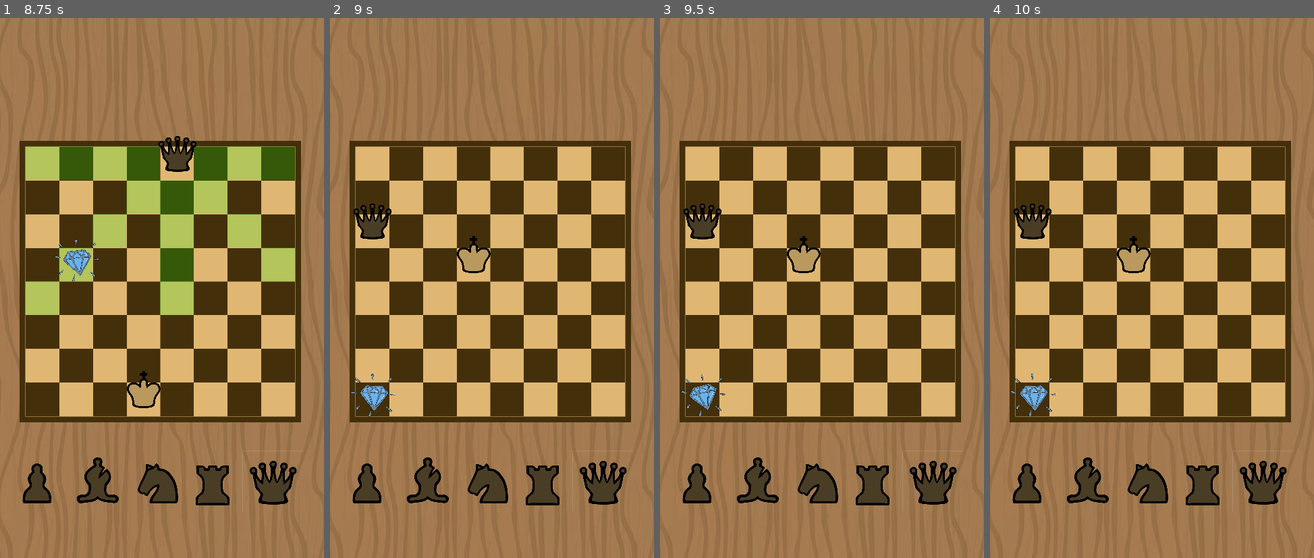
Above: before the commit, frames 1-4 (left to right).
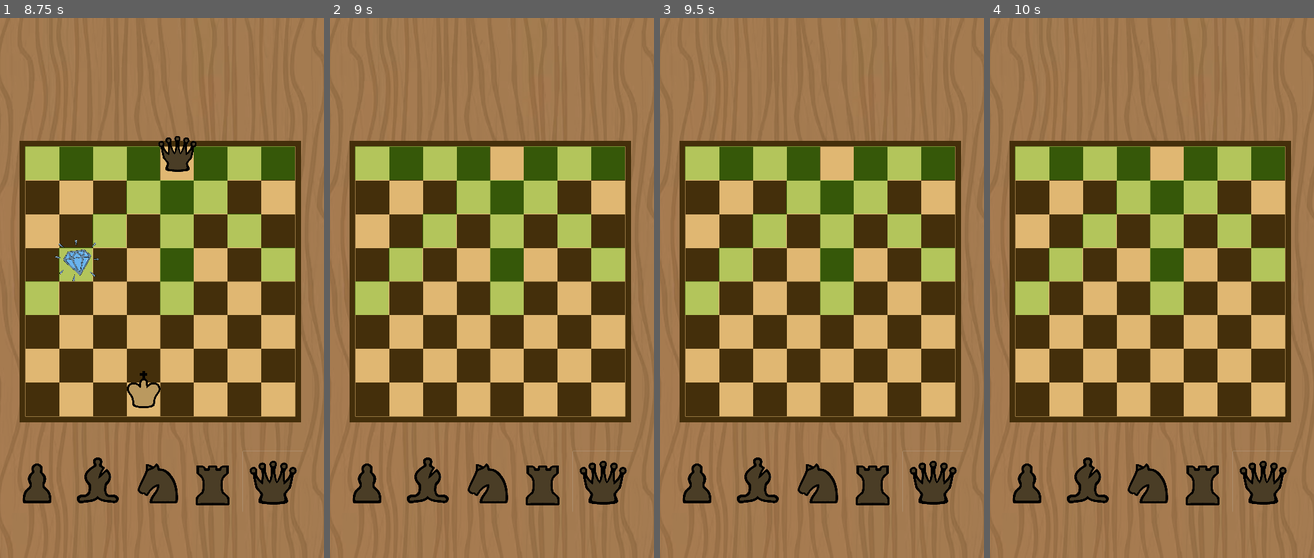
Above: after the commit, the same moments.

Repository: mljkvc/Blokejd-GameJam
Game: Godot game, scene res://scenes/Main.tscn
Two runs of this game, one before a commit and one after it. Both use one fixed random seed, a clock stepped at 60 frames per second and the inputs below.
Inputs (mouse positions are in pixels of both pictures, inside the frame that each line leads up to):
- Up to frame 1 (8.75 s): click "Create Lobby" at 0.5 s; click "Join Lobby" at 1.25 s; click (84, 498) at 2 s; click (35, 482) at 2.75 s; click (97, 482) at 3.5 s; click (158, 482) at 4.25 s; click (213, 482) at 5 s; click (272, 482) at 5.75 s; move the mouse to (145, 396) at 6.52 s; hold W (move_up) 6.53-8.03 s; click (145, 396) at 6.67 s; move the mouse to (259, 369) at 7.27 s; move the mouse to (64, 207) at 8.02 s; hold A (move_left) from 8.03 s (still down)
- Up to frame 2 (9 s): keep holding A (move_left); tap Enter at 8.75 s; move the mouse to (508, 288) at 8.77 s; click (508, 288) at 8.92 s
- Up to frame 3 (9.5 s): keep holding A (move_left)
- Up to frame 4 (10 s): move the mouse to (1103, 153) at 9.52 s; release A (move_left) at 9.53 s; hold S (move_down) from 9.53 s (still down)

Frame 1 is identical in both runs. In frame 2, 13% of the frame differs, in the area x 6-92%, y 23-74%; in frame 3, 13%; in frame 4, 13%.
Error in both runs: Out of bounds get index '0' (on base: 'PackedStringArray') (res://scripts/main_menu.gd:17)

Commit message:
BOARD SYSTEM DOWN

Diff:
--- a/scripts/main_scene.gd
+++ b/scripts/main_scene.gd
@@ -67,7 +67,7 @@
 
 	#func make_move(player_id, x, y, piece_data, lied):
 	print("My peer ID:", multiplayer.get_unique_id())
-	MultiplayerManager.make_move(multiplayer.get_unique_id(), tile_name_to_matrix_representation(your_current_tile).x,  tile_name_to_matrix_representation(your_current_tile).y, "q", false)
+	MultiplayerManager.make_move(multiplayer.get_unique_id(), your_current_tile, "q", false)
 	remove_all_objects_from_the_board()
 	position_all_objects_on_the_board()
 	print(MultiplayerManager.board)
--- a/scripts/multiplayer.gd
+++ b/scripts/multiplayer.gd
@@ -1,41 +1,48 @@
 extends Node
 
 var peer = ENetMultiplayerPeer.new()
-var board = []
 var current_turn = 1
-var player1_pos = Vector2(0, 5)
-var player2_pos = Vector2(7, 4)
-var turn_count = 0
-var player1_prev_pos = player1_pos
-var player2_prev_pos = player2_pos
+
 var player1_eaten_in_last = false
 var player2_eaten_in_last = false
 var player1_score = 0
 var player2_score = 0
 var player1_lied = false
 var player2_lied = false
-var treasure_pos = Vector2(randi() % 8, randi() % 8)
 var pieces_availible = {}
+
+var chess_positions = [
+	"a_1", "a_2", "a_3", "a_4", "a_5", "a_6", "a_7", "a_8",
+	"b_1", "b_2", "b_3", "b_4", "b_5", "b_6", "b_7", "b_8",
+	"c_1", "c_2", "c_3", "c_4", "c_5", "c_6", "c_7", "c_8",
+	"d_1", "d_2", "d_3", "d_4", "d_5", "d_6", "d_7", "d_8",
+	"e_1", "e_2", "e_3", "e_4", "e_5", "e_6", "e_7", "e_8",
+	"f_1", "f_2", "f_3", "f_4", "f_5", "f_6", "f_7", "f_8",
+	"g_1", "g_2", "g_3", "g_4", "g_5", "g_6", "g_7", "g_8",
+	"h_1", "h_2", "h_3", "h_4", "h_5", "h_6", "h_7", "h_8"
+]
+
+var white_pos = "d_1"
+var black_pos = "e_8"
+
+var player1_pos = "d_1"
+var player2_pos = "e_8"
+var treasure_pos = "b_5"
+
+var turn_count = 0
+var player1_prev_pos = player1_pos
+var player2_prev_pos = player2_pos
 
 signal game_ready()
 signal refresh()
 
 func _ready():
-	_initialize_board()
 	reload_pieces()
 
 func reload_pieces():
 	pieces_availible.clear()
 	pieces_availible = {"q": 1, "k": 2, "r": 2, "b": 2, "p": 8}
 
-func _initialize_board():
-	board = []
-	for i in range(8):
-		board.append([])
-		for j in range(8):
-			board[i].append(0)
-	board[player1_pos[1]][player1_pos[0]] = -1
-	board[player2_pos[1]][player2_pos[0]] = 1
 
 ## ----------------SERVER HOSTING---------------- ##
 func start_server(host_ip: String):
@@ -49,7 +56,7 @@
 
 func _on_client_connected(id):
 	print("Player joined with ID: ", id)
-	rpc_id(0, "sync_game_state", board, current_turn, player1_pos, player2_pos, player1_score, player2_score, treasure_pos, player1_lied, player2_lied, player1_prev_pos, player2_prev_pos, player1_eaten_in_last, player2_eaten_in_last)
+	rpc_id(0, "sync_game_state", current_turn, player1_pos, player2_pos, player1_score, player2_score, treasure_pos, player1_lied, player2_lied, player1_prev_pos, player2_prev_pos, player1_eaten_in_last, player2_eaten_in_last)
 	emit_signal("game_ready")
 
 ##-----------------------------CLIENT-JOINING----------------------------------##
@@ -63,10 +70,8 @@
 
 ##---------------------------- GAME LOGIC ------------------------------##
 @rpc("any_peer")
-func sync_game_state(new_board, turn, player1_pos, player2_pos, player1_score, player2_score, treasure_pos, player1_lied, player2_lied, player1_prev_pos, player2_prev_pos, player1_eaten_in_last, player2_eaten_in_last):
+func sync_game_state(turn, player1_pos, player2_pos, player1_score, player2_score, treasure_pos, player1_lied, player2_lied, player1_prev_pos, player2_prev_pos, player1_eaten_in_last, player2_eaten_in_last):
 	print("Sync game state entry")
-	board = new_board
-	board[treasure_pos.y][treasure_pos.x] = 7
 	current_turn = turn
 	self.player1_pos = player1_pos
 	self.player2_pos = player2_pos
@@ -79,26 +84,22 @@
 	self.player2_prev_pos = player2_prev_pos
 	self.player1_eaten_in_last = player1_eaten_in_last
 	self.player2_eaten_in_last = player2_eaten_in_last
-	print(board)
 	refresh.emit()
 
 @rpc("any_peer")
-func make_move(player_id, x : int, y : int, piece_data : String, lied):
+func make_move(player_id, pos, piece_data : String, lied):
 	turn_count += 1
 	var prev_pos = player1_pos if player_id != 1 else player2_pos
-	var pos = Vector2(x, y)
 
 	print(str(pos[0]) + " " + str(pos[1]))
 
 	if player_id != 1:
-		board[player1_pos[1]][player1_pos[0]] = 0
 		player1_prev_pos = prev_pos
 		player1_pos = pos
 		player1_lied = lied
 		player1_eaten_in_last = false
 		player2_lied = false
 	else:
-		board[player2_pos[1]][player2_pos[0]] = 0
 		player2_prev_pos = prev_pos
 		player2_pos = pos
 		player2_lied = lied
@@ -108,40 +109,26 @@
 	var multiplier = 1
 	# Kin  pawn  Knight  Bishop  Rook Queen
 	# 1     2      3       4       5      6
-	if player_id != 1:
-		multiplier *= -1
-	if piece_data.begins_with("q"):
-		board[y][x] = 6 * multiplier
-	elif piece_data.begins_with("p"):
-		board[y][x] = 2 * multiplier
-	elif piece_data.begins_with("kn"):
-		board[y][x] = 3 * multiplier
-	elif piece_data.begins_with("b"):
-		board[y][x] = 4 * multiplier
-	elif piece_data.begins_with("r"):
-		board[y][x] = 5 * multiplier
-	else:
-		board[y][x] = 1 * multiplier
 
 	if pos == treasure_pos:
 		if player_id != 1:
 			player1_score += 1
 		else:
 			player2_score += 1
-		treasure_pos = Vector2(randi() % 8, randi() % 8)
+		treasure_pos = chess_positions[randi() % 64]
 
 	if player1_pos == player2_pos:
 		if player_id != 1:
 			player1_score += 1
 			player2_score -= 1
-			player2_pos = Vector2(7, 4)
+			player2_pos = "e_8"
 		else:
 			player2_score += 1
 			player1_score -= 1
-			player1_pos = Vector2(0, 5)
+			player1_pos = "d_1"
 
 	current_turn = 3 - current_turn
-	rpc("sync_game_state", board, current_turn, player1_pos, player2_pos, player1_score, player2_score, treasure_pos, player1_lied, player2_lied, player1_prev_pos, player2_prev_pos, player1_eaten_in_last, player2_eaten_in_last)
+	rpc("sync_game_state", current_turn, player1_pos, player2_pos, player1_score, player2_score, treasure_pos, player1_lied, player2_lied, player1_prev_pos, player2_prev_pos, player1_eaten_in_last, player2_eaten_in_last)
 
 
 @rpc("any_peer")
@@ -175,4 +162,4 @@
 		else:
 			player2_score -= 1
 
-	rpc("sync_game_state", board, current_turn, player1_pos, player2_pos, player1_score, player2_score, treasure_pos, player1_lied, player2_lied, player1_prev_pos, player2_prev_pos, player1_eaten_in_last, player2_eaten_in_last)
+	rpc("sync_game_state", current_turn, player1_pos, player2_pos, player1_score, player2_score, treasure_pos, player1_lied, player2_lied, player1_prev_pos, player2_prev_pos, player1_eaten_in_last, player2_eaten_in_last)
